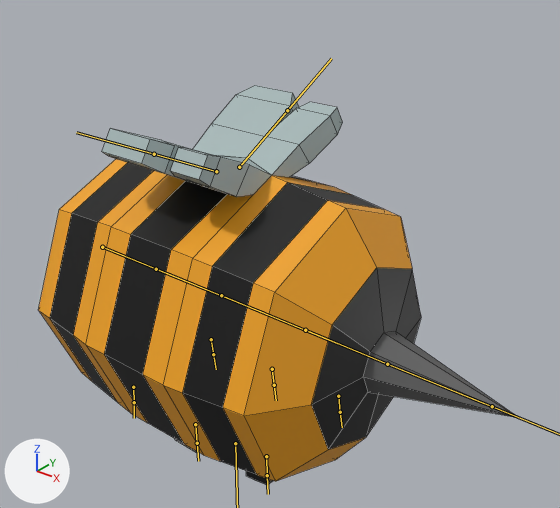
The FBX model Assets/CustomAssets/Bee.fbx as it was, and as the next commit left it.
Rendered twice from a 50 mm lens placed at (0.349, -0.377, 0.312), pointed at (0.042, 0.006, 0.074). The axes (+X, +Y, +Z) are drawn at lower left. The lights are the same throughout. Both versions are drawn at frame 11 of the action 'Armature|ArmatureAction'; the numbers are the values there. The bones that bend it are drawn over the model as lines. Mesh edges are drawn as thin lines.

The first picture shows 'Bee'.
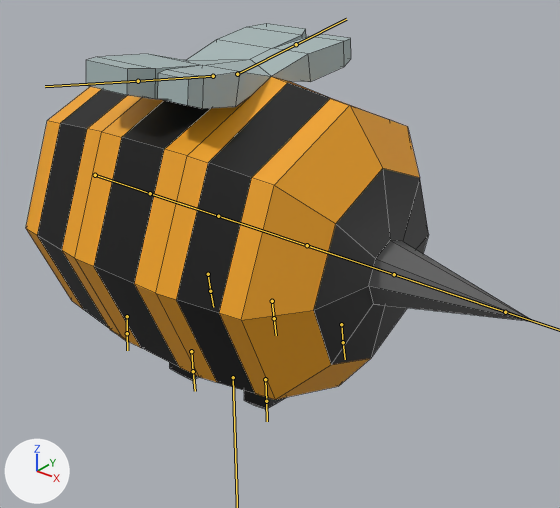
Location of each change, [x1, y1, x2, y2] in pixels of the pictures (560 x 508 px):
'Bee', posed
    before: [38, 85, 519, 485]
    after: [26, 23, 533, 409]
bone 'WingLeft', root to tip
    before: (216, 171) to (154, 154)
    after: (213, 76) to (138, 81)
bone 'WingRight', root to tip
    before: (239, 167) to (287, 110)
    after: (237, 74) to (296, 44)

The change, as a diff of the scene's bpy script:
```diff
--- a/Assets/CustomAssets/Bee.fbx.py
+++ b/Assets/CustomAssets/Bee.fbx.py
@@ bone_beecontrol @@
 bone_beecontrol = bpy.data.objects['Armature'].pose.bones['BeeControl']
-bone_beecontrol.location = (0.0, -0.31, 0.0)
+bone_beecontrol.location = (0.0, -1.09, 0.0)
@@ bone_wingleft @@
 bone_wingleft = bpy.data.objects['Armature'].pose.bones['WingLeft']  # child of 'Spine02'
-bone_wingleft.rotation_quaternion = (0.951, 0.311, 0.0, 0.0)  # degrees (36, 0, 0)
+bone_wingleft.rotation_quaternion = (0.876, 0.482, 0.0, 0.0)  # degrees (58, 0, 0)
@@ bone_wingright @@
 bone_wingright = bpy.data.objects['Armature'].pose.bones['WingRight']  # child of 'Spine02'
-bone_wingright.rotation_quaternion = (0.952, -0.307, 0.0, 0.0)  # degrees (-36, 0, 0)
+bone_wingright.rotation_quaternion = (0.874, -0.486, 0.0, 0.0)  # degrees (-58, 0, 0)
```
